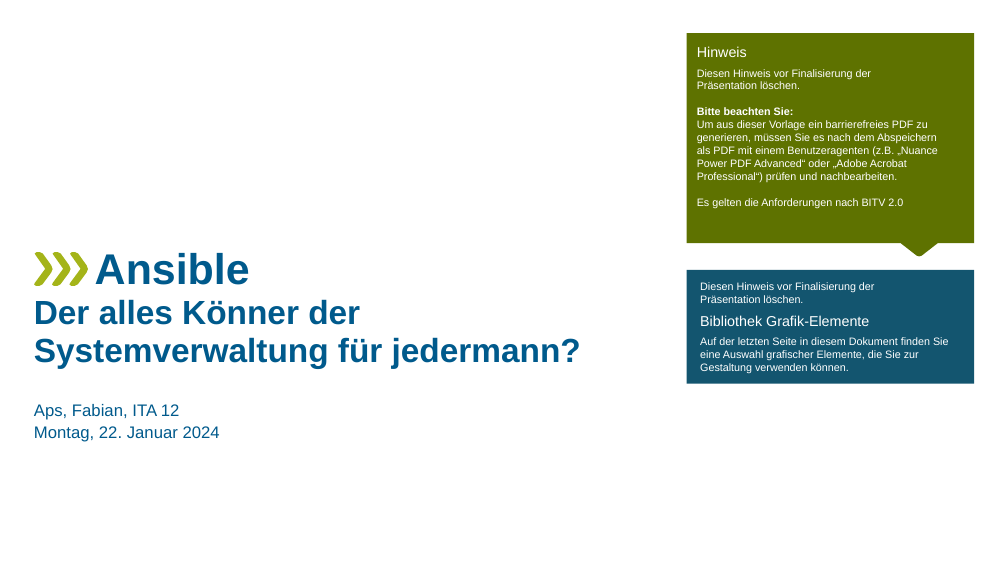
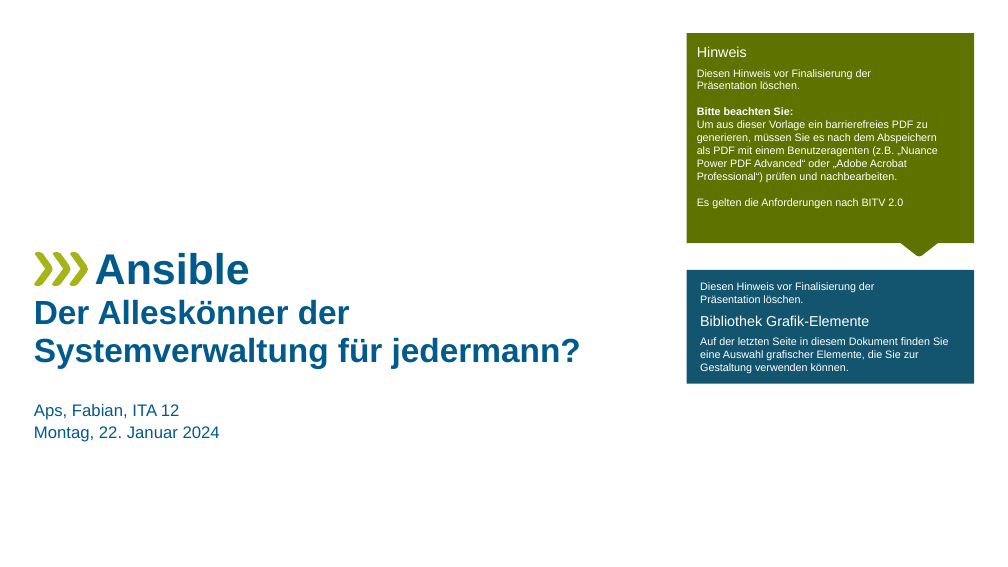
Before and after one commit to comboomPunkTsucht/OSZIMT-repo-ITA12_aps, a slide deck: slide 1 of Drites AusbildungsJahr/Ansible-ITA12-Aps,Fabian-KfW.pptx. Drawn at 1008x567 pixels with LibreOffice and Linux fonts; fonts in the diff are those of the drawing; background and template pictures are left out. Boxes give left, top, right and bottom in pixels: in the first picture for what was removed or moved away, otherwise in the second. Text is boxed around its words. In the diff, an @@ line names an element or a change of style, - is before the commit and + after.

```diff
--- a/Drites AusbildungsJahr/Ansible-ITA12-Aps,Fabian-KfW.pptx
+++ b/Drites AusbildungsJahr/Ansible-ITA12-Aps,Fabian-KfW.pptx
@@ title at box(34, 253, 581, 369): text changed @@
-Ansible
-Der alles Könner der Systemverwaltung für jedermann?
+Ansible
+Der Alleskönner der Systemverwaltung für jedermann?
```
Also in this commit, not shown: 5 other slides changed, 2 slides added, 1 other file.
